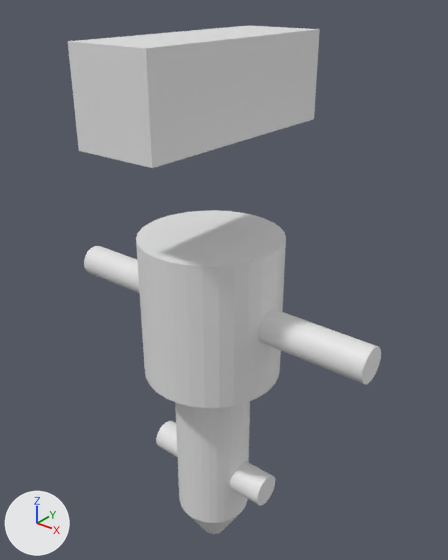
The Blender file pin.blend: old version first, new version second.
Before and after are seen from a 50 mm camera at (0.0524, -0.0626, 0.0885) aimed at (-0.0004, 0.0033, 0.0476). Lighting does not change. The marker at lower left points along +X, +Y and +Z.

The scene before the commit, as lines of its bpy script (objects in view):
```python
me_cube_017 = bpy.data.meshes.new('Cube.017')
me_cube_017.from_pydata(...)  # 16 vertices, 14 faces; spans x -0.006..0.006, y -0.0168..0.0161, z -0.006..0.006
me_cylinder_056 = bpy.data.meshes.new('Cylinder.056')
me_cylinder_056.from_pydata(...)  # a 32-sided cylinder along z spanning x -0.006..0.006, y -0.006..0.006, z -0.0125..0.0125
me_cylinder_057 = bpy.data.meshes.new('Cylinder.057')
me_cylinder_057.from_pydata(...)  # a 32-sided cylinder along z spanning x -0.0105..0.0105, y -0.0105..0.0105, z -0.011..0.011
me_cylinder_058 = bpy.data.meshes.new('Cylinder.058')
me_cylinder_058.from_pydata(...)  # a 32-sided cylinder along z spanning x -0.0025..0.0025, y -0.0025..0.0025, z -0.026..0.026
me_cylinder_059 = bpy.data.meshes.new('Cylinder.059')
me_cylinder_059.from_pydata(...)  # a 32-sided cylinder along z spanning x -0.0025..0.0025, y -0.0025..0.0025, z -0.011..0.011
ob_cube = bpy.data.objects.new('Cube', me_cube_017)
ob_cube.location = (0.0, 0.0, 0.0764)
ob_cylinder = bpy.data.objects.new('Cylinder', me_cylinder_056)
ob_cylinder.location = (0.0, 0.0, 0.0195)
ob_cylinder_001 = bpy.data.objects.new('Cylinder.001', me_cylinder_057)
ob_cylinder_001.location = (0.0, 0.0, 0.045)
ob_cylinder_002 = bpy.data.objects.new('Cylinder.002', me_cylinder_058)
ob_cylinder_002.location = (0.0, 0.0, 0.045)
ob_cylinder_002.rotation_euler = (0.0, 1.571, 0.0)  # degrees (0, 90, 0)
ob_cylinder_003 = bpy.data.objects.new('Cylinder.003', me_cylinder_059)
ob_cylinder_003.location = (0.0, 0.0, 0.015)
ob_cylinder_003.rotation_euler = (0.0, 1.571, 0.0)  # degrees (0, 90, 0)
```
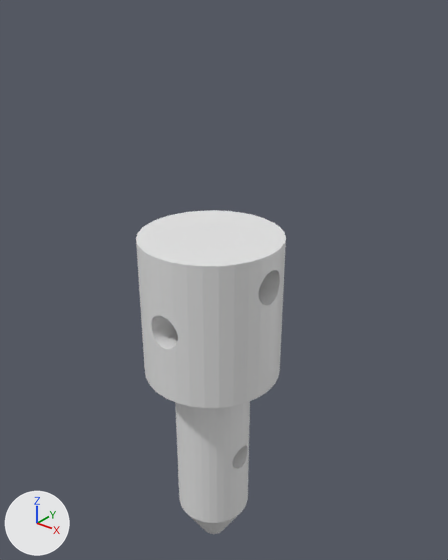
What differs and where, as boxes [x1, y1, x2, y2] in the pictures (448 x 560 px):
'Cube', deleted
    before: [68, 25, 320, 168]
'Cylinder.002', deleted
    before: [84, 246, 381, 384]
'Cylinder.003', deleted
    before: [156, 421, 275, 505]
part 1 of me_cylinder_057, added
    after: [247, 243, 285, 402]
part 2 of me_cylinder_057, added
    after: [142, 250, 191, 406]

The change in detail:
me_cylinder_057 is used by ob_cylinder_001; location (0.0, 0.0, 0.045).
me_cylinder_057 had 64 vertices, 34 faces and spanned x -0.0105..0.0105, y -0.0105..0.0105, z -0.011..0.011.
me_cylinder_057 now has 208 vertices, 106 faces and spans x -0.0105..0.0105, y -0.0105..0.0105, z -0.011..0.011.
me_cylinder_057 part 1: 72 vertices added at x -0.0105..0.0105, y -0.0025..0.0025, z 0.0035..0.0085.
me_cylinder_057 part 2: 72 vertices added at x -0.0025..0.0025, y -0.0105..0.0105, z -0.0025..0.0025.
Object 'Cylinder.002' (ob_cylinder_002) is deleted.
Object 'Cylinder.003' (ob_cylinder_003) is deleted.
Object 'Cube' (ob_cube) is deleted.
